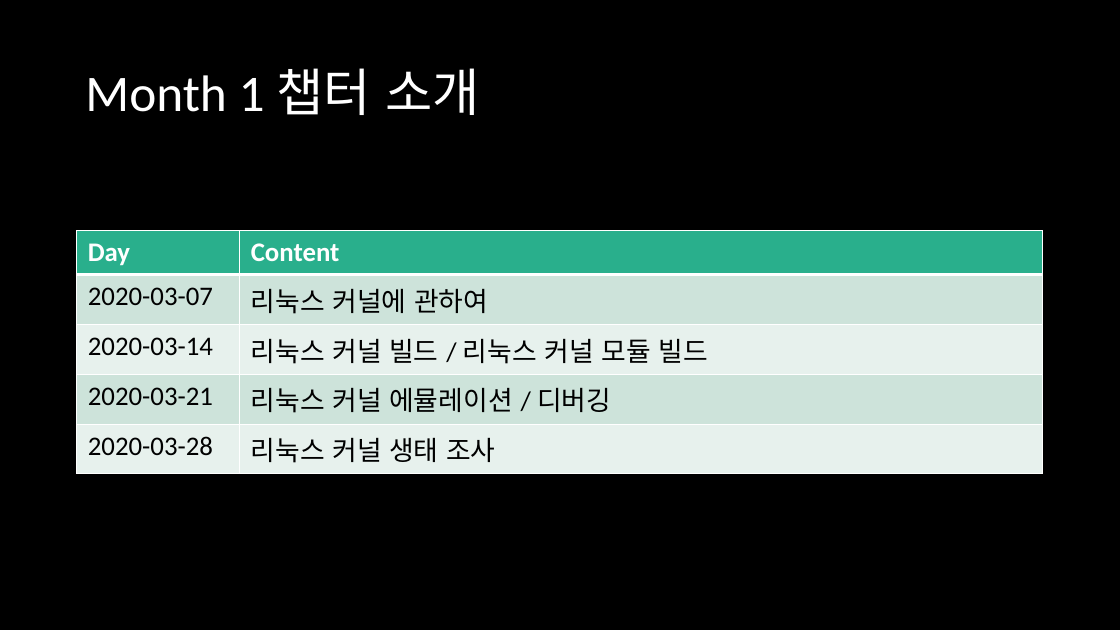
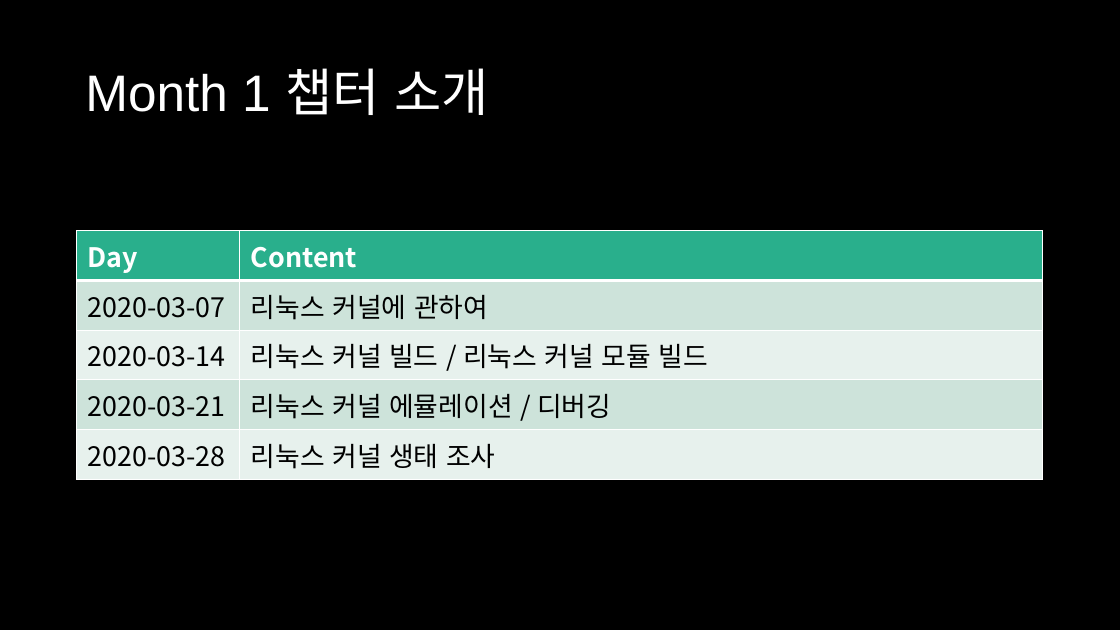
Before and after one commit to d0now/2020_lindroid_research, a slide deck: slide 3 of month_1/day_1/Month 1, Day 1.pptx. Drawn at 1120x630 pixels with LibreOffice and Linux fonts; fonts in the diff are those of the drawing. Boxes give left, top, right and bottom in pixels: in the first picture for what was removed or moved away, otherwise in the second. Text is boxed around its words. In the diff, an @@ line names an element or a change of style, - is before the commit and + after.

```diff
--- a/month_1/day_1/Month 1, Day 1.pptx
+++ b/month_1/day_1/Month 1, Day 1.pptx
@@ title "Month 1 챕터 소개" at <box>85,68,488,115</box>: font Calibri to Arial @@
@@ table at <box>77,230,1044,473</box> @@
@@ font Calibri to Noto Sans CJK KR @@
```
Also in this commit, not shown: 19 other slides changed, 4 slides added.
